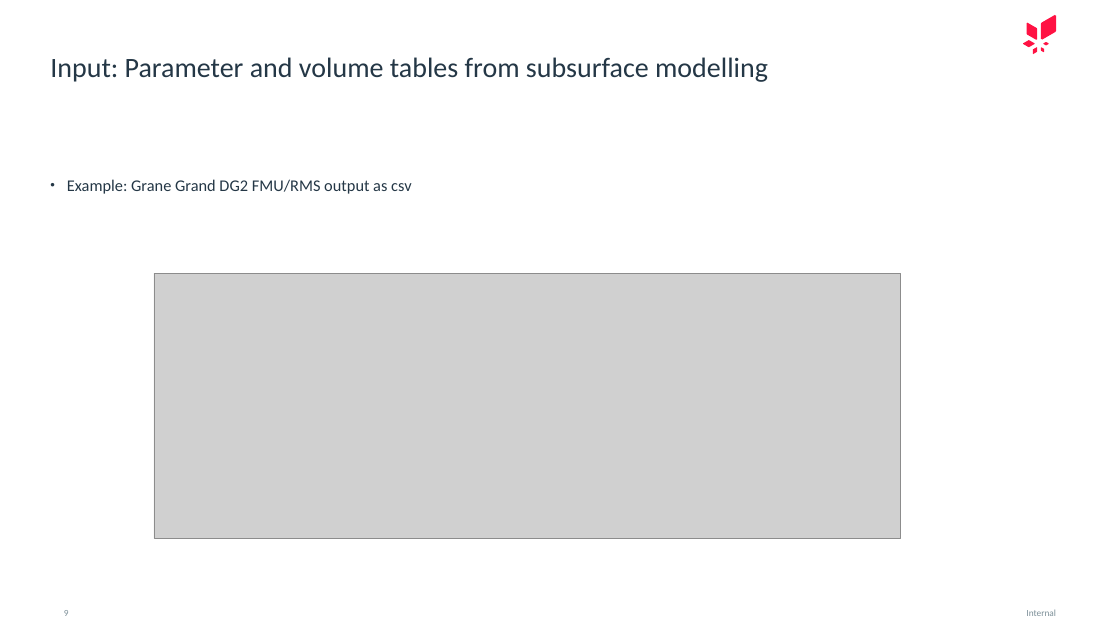
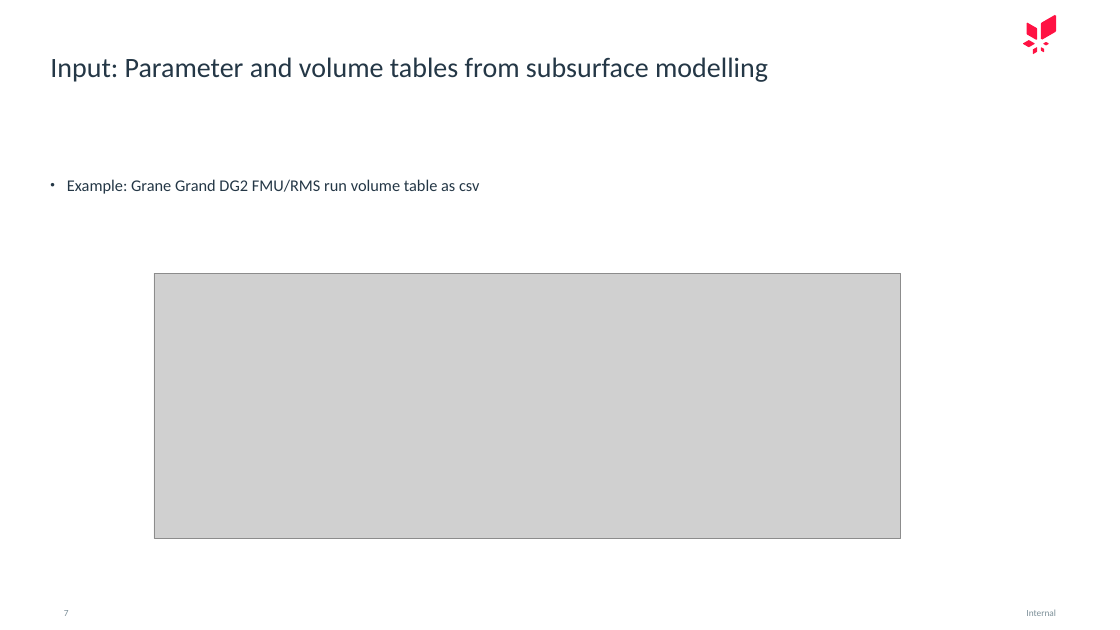
Before and after one commit to equinor/ores, a slide deck: slide 7 of demo/md/DG1–DG4 Decision Gates in OSDU.pptx (slide 9 before the commit). Drawn at 1120x630 pixels with LibreOffice and Linux fonts; fonts in the diff are those of the drawing; grey boxes stand for pictures. Boxes give left, top, right and bottom in pixels: in the first picture for what was removed or moved away, otherwise in the second. Text is boxed around its words. In the diff, an @@ line names an element or a change of style, - is before the commit and + after.

```diff
--- a/demo/md/DG1–DG4 Decision Gates in OSDU.pptx
+++ b/demo/md/DG1–DG4 Decision Gates in OSDU.pptx
@@ text at (67,179,479,194): text changed @@
-• Example: Grane Grand DG2 FMU/RMS output as csv
+• Example: Grane Grand DG2 FMU/RMS run volume table as csv
```
Also in this commit, not shown: 6 other slides changed, 4 slides removed, 4 other files.
